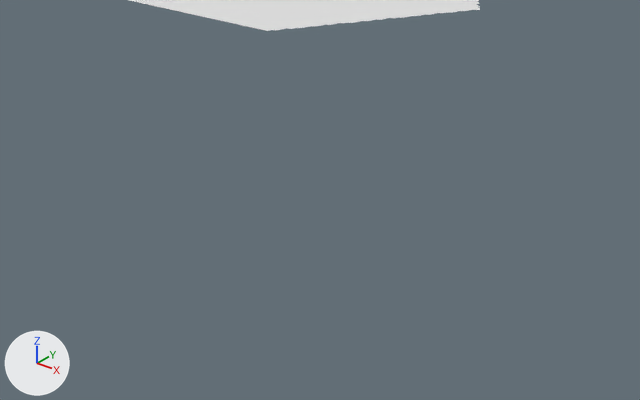
An edit to the Blender file Regions/Brunei/new.blend, drawn before and after from the same camera.
Both versions are drawn from a 50 mm lens placed at (115.729, 3.34, 0.659), pointed at (114.784, 4.522, -0.073). Arrows for +X, +Y and +Z are at lower left; the lights stay in place. Mesh edges are drawn as thin lines on the coarser meshes.

In view in the first picture: 'myCurve.001'.
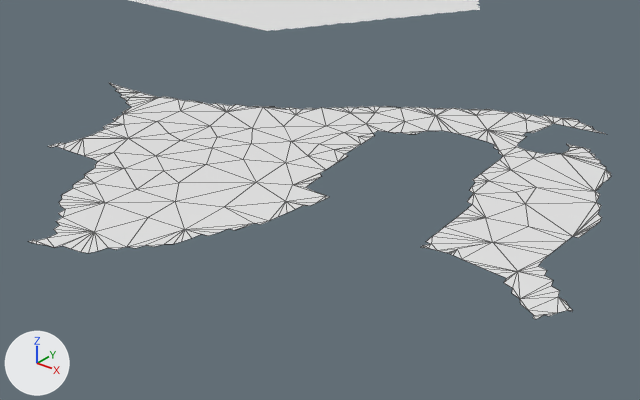
Patch to the scene script:
```diff
--- a/Regions/Brunei/new.blend.py
+++ b/Regions/Brunei/new.blend.py
@@ ob_mycurve @@
 ob_mycurve.location = (0.0, 0.0, 0.0)
-ob_mycurve.hide_set(True)
```

Changed parts and their boxes (x1, y1, x2, y2) in the pictures (640 x 400 px):
'myCurve', shown: after (28, 83, 611, 319)
